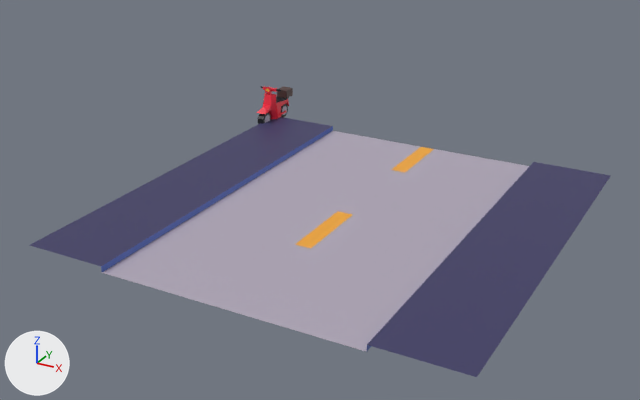
The Blender file WIP/vehicules.blend: old version first, new version second.
Before and after are seen from a camera (50 mm lens) standing at (13.6, -21.87, 8.62) and looking at (3.24, -3.03, -0.8). The lights are fixed; the arrows at lower left show +X, +Y and +Z. The first picture is the older version.

In view in the first picture: 'ROAD', 'SCOOTER'.
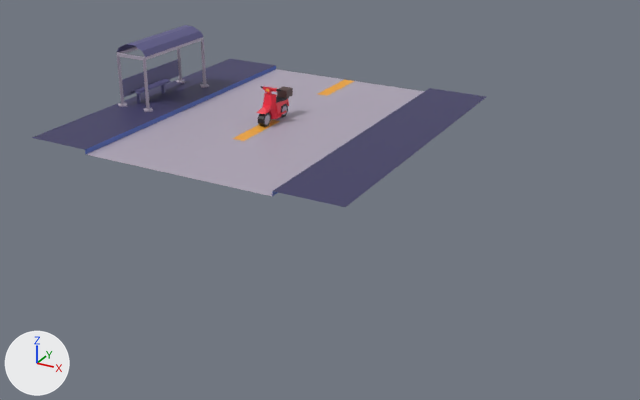
What the commit changed:
Picture 'lospec500-8x.png.001' (img_lospec500_8x_png_001) is new.
Material 'Material.002' (mat_material_002) is new.
Its texture is img_lospec500_8x_png_001.
Mesh me_plane_001 is new.
It has 304 vertices, 268 faces and spans x -5.0..5.0, y -5.0..5.0, z 0.0..2.14.
It uses material mat_material_002 (picture img_lospec500_8x_png_001).
Object 'ROAD' (ob_road) moves from (5.0, -5.0, 0.0) to (0.0, 0.0, 0.0).
Object 'ROAD' (ob_road) is now hidden.
Object 'ROAD2' (ob_road2) is new; it shows me_plane_001.
Its location is (0.0, 0.0, 0.0).

Where the change shows, as pixel boxes (x1, y1, x2, y2) in the pictures (640 x 400 px):
'ROAD', hidden
    before: (30, 117, 611, 377)
'ROAD2', added
    after: (32, 25, 486, 207)
